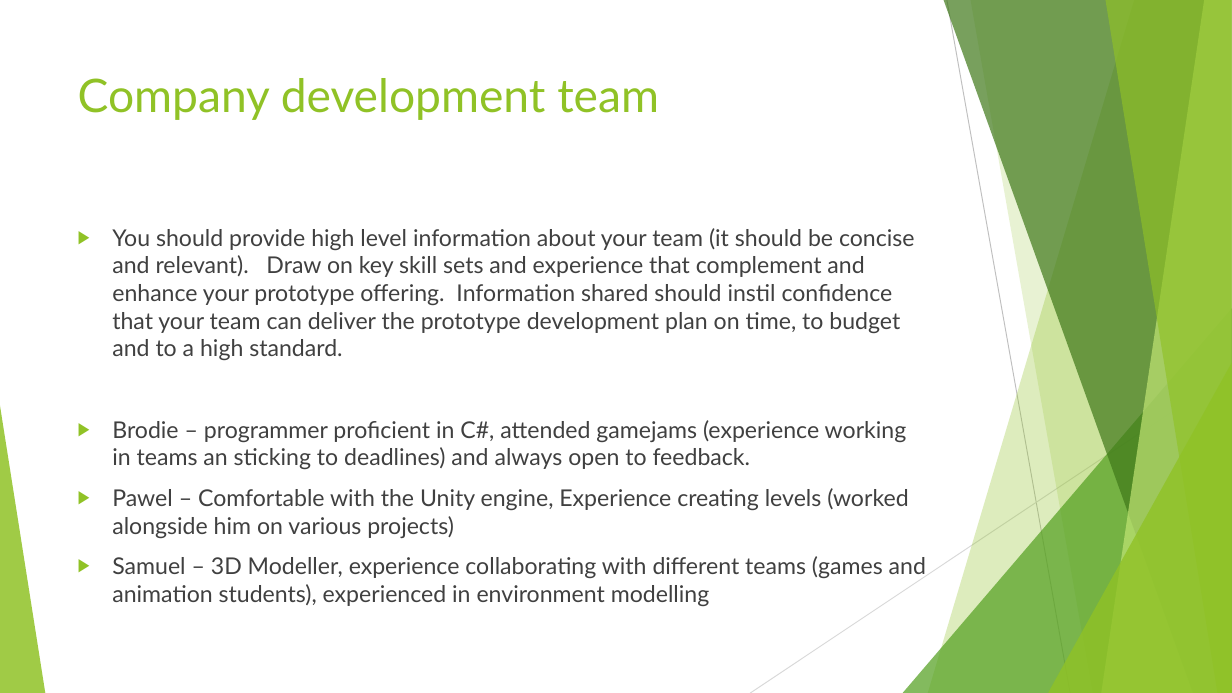
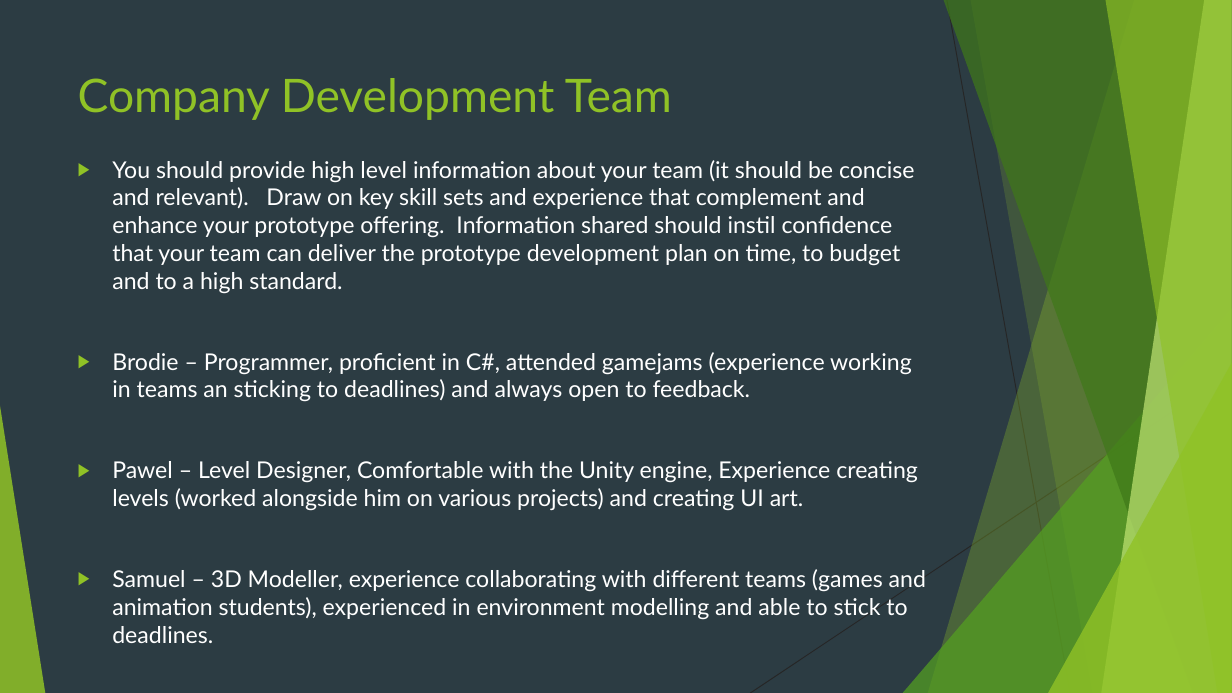
Before and after one commit to Pilokio/Tranzfuser, a slide deck: slide 8 of Virtual Pitch Presentation/Pitch.pptx. Drawn at 1232x693 pixels with LibreOffice and Linux fonts; fonts in the diff are those of the drawing. Boxes give left, top, right and bottom in pixels: in the first picture for what was removed or moved away, otherwise in the second. Text is boxed around its words. In the diff, an @@ line names an element or a change of style, - is before the commit and + after.

```diff
--- a/Virtual Pitch Presentation/Pitch.pptx
+++ b/Virtual Pitch Presentation/Pitch.pptx
@@ background #FFFFFF to #2C3C43 @@
@@ line (947, 0) - (1070, 693): stroke #BFBFBF 0.75 pt to #262626 0.75 pt @@
@@ title at box(78, 78, 672, 120): text changed @@
-Company development team
+Company Development Team
@@ text "You should provide high level ...": place and size @@
-text "You should provide high level ..." at box(112, 228, 926, 606)
+text "You should provide high level ..." at box(112, 160, 926, 643)
@@ text at box(112, 160, 915, 294): text colour #404040 to #FFFFFF in "You should provide high level information about ..." @@
@@ text at box(112, 352, 926, 643): text changed; text colour #404040 to #FFFFFF @@
-▶ Brodie – programmer proficient in C#, attended gamejams (experience working in teams an sticking to deadlines) and always open to feedback.
-▶ Pawel – Comfortable with the Unity engine, Experience creating levels (worked alongside him on various projects)
-▶ Samuel – 3D Modeller, experience collaborating with different teams (games and animation students), experienced in environment modelling
+▶ Brodie – Programmer, proficient in C#, attended gamejams (experience working in teams an sticking to deadlines) and always open to feedback.
+▶ Pawel – Level Designer, Comfortable with the Unity engine, Experience creating levels (worked alongside him on various projects) and creating UI art.
+▶ Samuel – 3D Modeller, experience collaborating with different teams (games and animation students), experienced in environment modelling and able to stick to deadlines.
@@ line (1232, 372) - (750, 693): stroke #D9D9D9 0.75 pt to #262626 0.75 pt @@
```
Also in this commit, not shown: 9 other slides changed.
